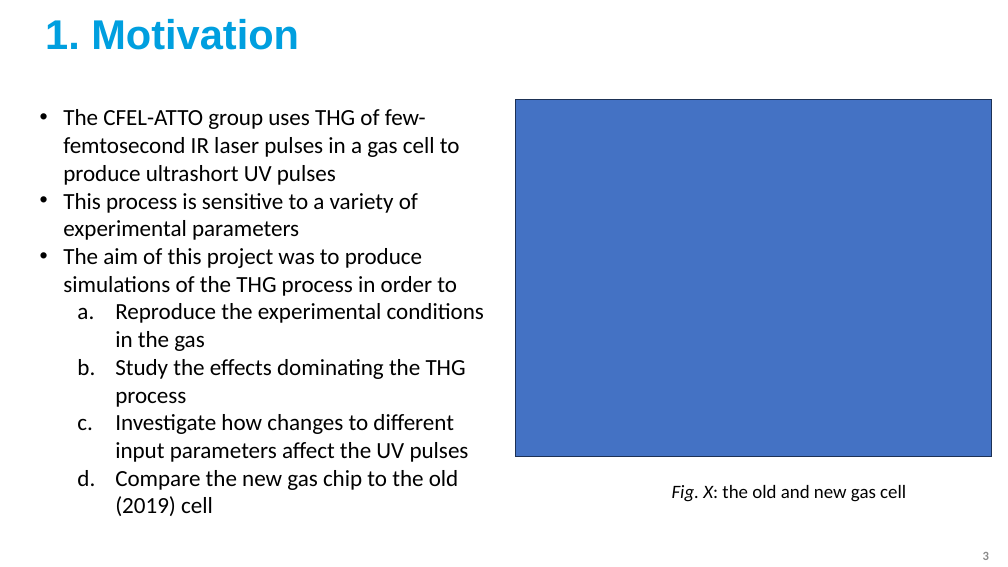
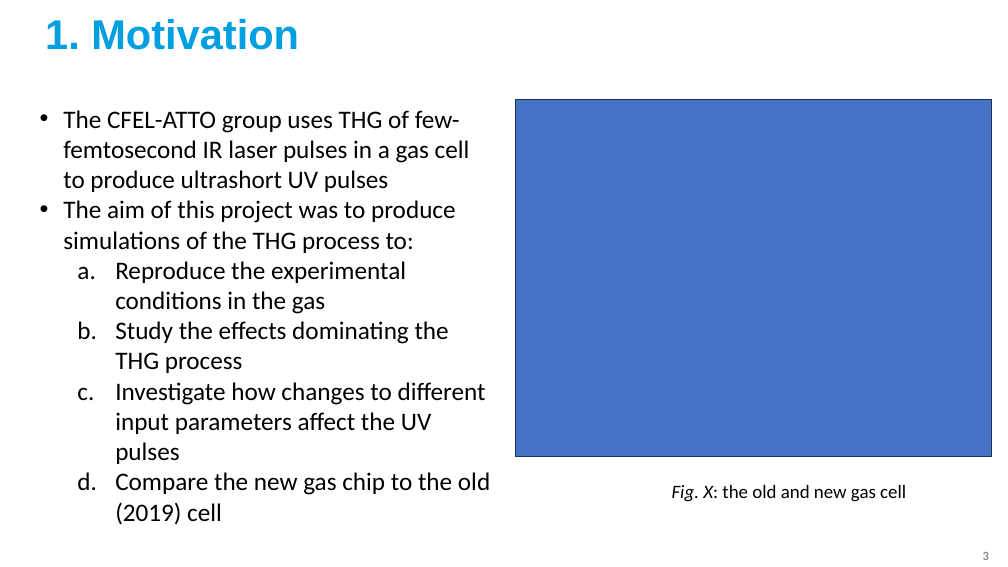
Before and after one commit to david-f-amorim/Simulating-THG-of-few-femtosecond-pulses-in-a-noble-gas-, a slide deck: slide 3 of presentations/DESY - Final Presentation (fixed).pptx. Drawn at 1008x567 pixels with LibreOffice and Linux fonts; fonts in the diff are those of the drawing; background and template pictures are left out. Boxes give left, top, right and bottom in pixels: in the first picture for what was removed or moved away, otherwise in the second. Text is boxed around its words. In the diff, an @@ line names an element or a change of style, - is before the commit and + after.

```diff
--- a/presentations/DESY - Final Presentation (fixed).pptx
+++ b/presentations/DESY - Final Presentation (fixed).pptx
@@ text at <box>63,110,490,525</box>: size 22 to 24 pt in "The CFEL-ATTO group uses THG of few-femtosecond ...", "Reproduce the experimental conditions in the gas", "Study the effects dominating the THG process", "Investigate how changes to different input parameters ..." and 1 more places @@
@@ text at <box>63,200,456,253</box>: text changed; size 22 to 24 pt @@
-• This process is sensitive to a variety of experimental parameters
-• The aim of this project was to produce simulations of the THG process in order to
+• The aim of this project was to produce simulations of the THG process to:
```
Also in this commit, not shown: 10 other slides changed, 1 slide removed, 59 other files.
